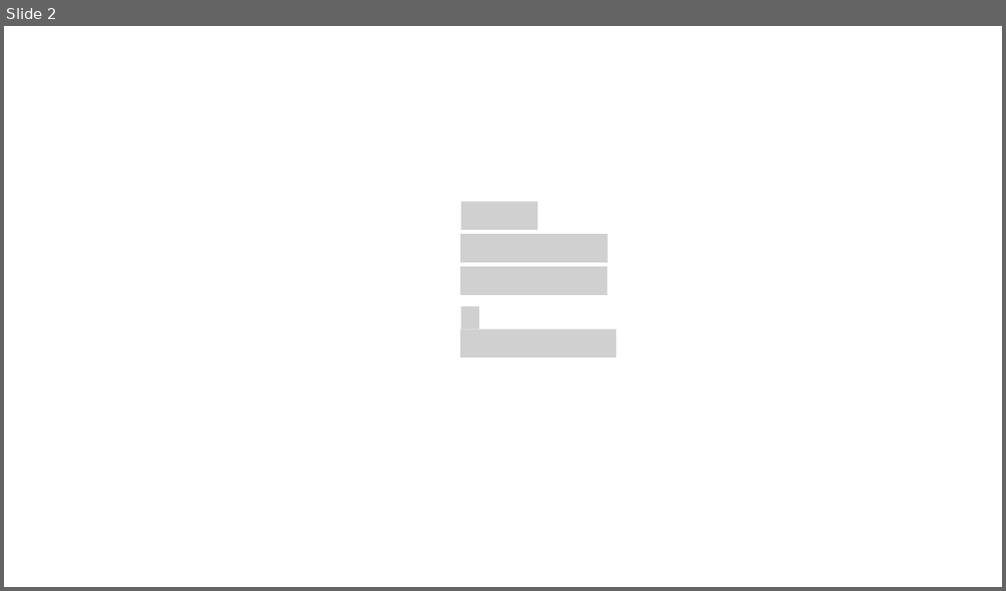
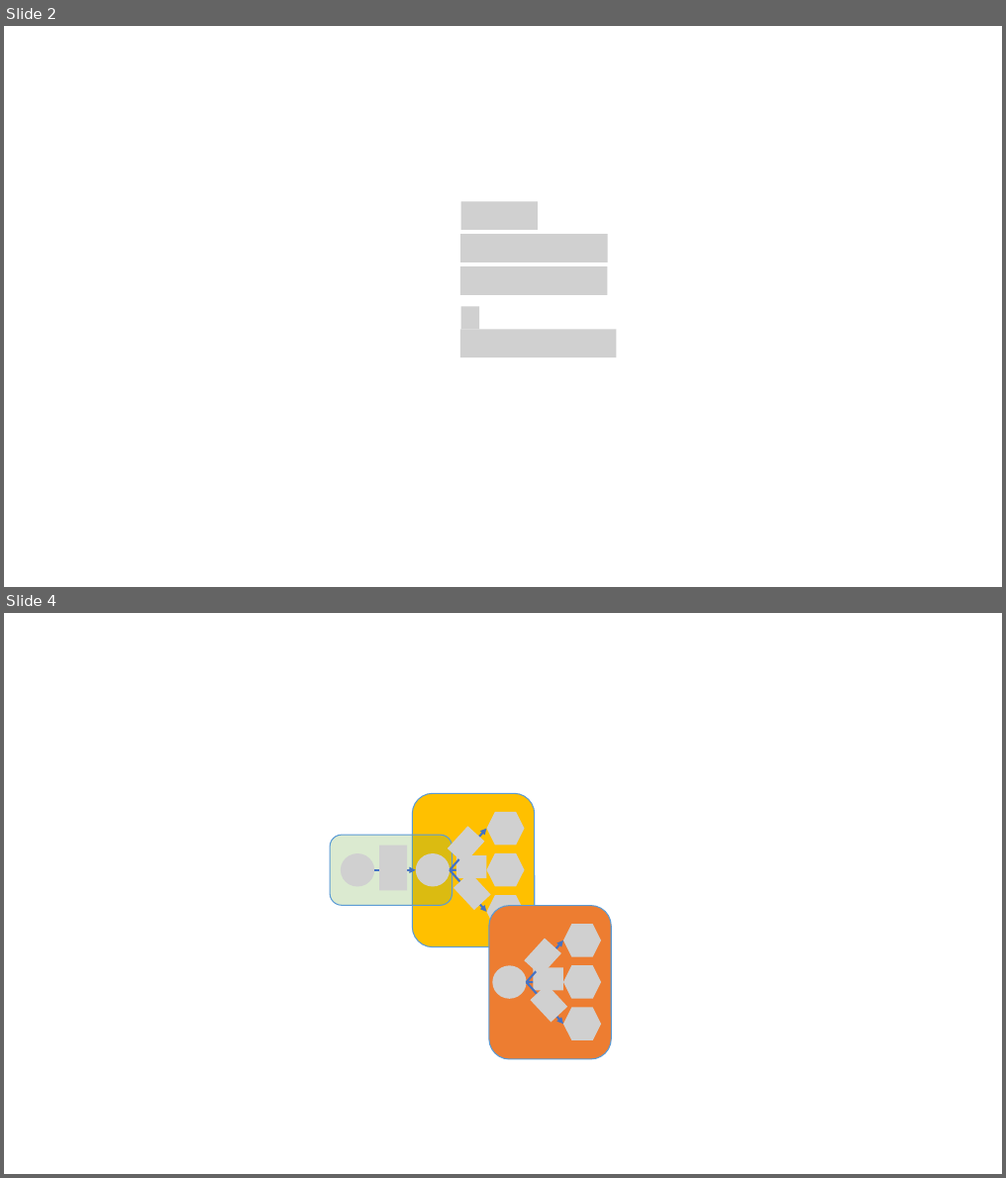
Before and after one commit to kamfonas/DQN-Bellman, a slide deck: doc/figures.pptx. Shown one above the other, each under a label of ours: slide 2 before the commit, slides 2 and 4 after it; the slides between them are not shown. The pictures are 1006x591 and 1006x1178 pixels, drawn with LibreOffice and Linux fonts; fonts in the diff are those of the drawing; grey boxes stand for pictures. Boxes give left, top, right and bottom in pixels: in the first picture for what was removed or moved away, otherwise in the second. Text is boxed around its words. In the diff, an @@ line names an element or a change of style, - is before the commit and + after.

```diff
--- a/doc/figures.pptx
+++ b/doc/figures.pptx
@@ slide 4 added at <box>4,613,1002,1174</box>, background #FFFFFF @@
@@ rounded rectangle added at <box>412,793,534,948</box>, fill #FFC000, outline #5B9BD5 1 pt @@
@@ picture added at <box>487,812,525,845</box> @@
@@ rounded rectangle added at <box>330,835,451,905</box>, fill #70AD47 at 25% opacity, outline #5B9BD5 1 pt @@
@@ picture added at <box>379,845,407,891</box> @@
@@ picture added at <box>448,826,485,864</box> @@
@@ arrow added from (450, 870) to (487, 829), #4472C4 2 pt @@
@@ picture added at <box>341,854,374,887</box> @@
@@ arrow added from (374, 870) to (416, 870), #4472C4 2 pt @@
@@ picture added at <box>416,854,450,887</box> @@
@@ arrow added from (450, 870) to (487, 870), #4472C4 2 pt @@
@@ arrow added from (450, 870) to (487, 912), #4472C4 2 pt @@
@@ picture added at <box>453,872,491,910</box> @@
@@ picture added at <box>456,856,487,878</box> @@
@@ picture added at <box>487,854,525,886</box> @@
@@ picture added at <box>487,895,525,928</box> @@
@@ rounded rectangle added at <box>489,906,611,1059</box>, fill #ED7D31, outline #5B9BD5 1 pt @@
@@ picture added at <box>524,939,561,976</box> @@
@@ picture added at <box>563,925,601,958</box> @@
@@ picture added at <box>493,965,527,998</box> @@
@@ arrow added from (527, 983) to (563, 941), #4472C4 2 pt @@
@@ picture added at <box>534,967,564,990</box> @@
@@ picture added at <box>563,965,601,998</box> @@
@@ arrow added from (527, 983) to (563, 982), #4472C4 2 pt @@
@@ arrow added from (527, 983) to (563, 1024), #4472C4 2 pt @@
@@ picture added at <box>531,985,568,1023</box> @@
@@ picture added at <box>563,1008,601,1041</box> @@
```
Also in this commit, not shown: 1 other slide added, 2 other files.
